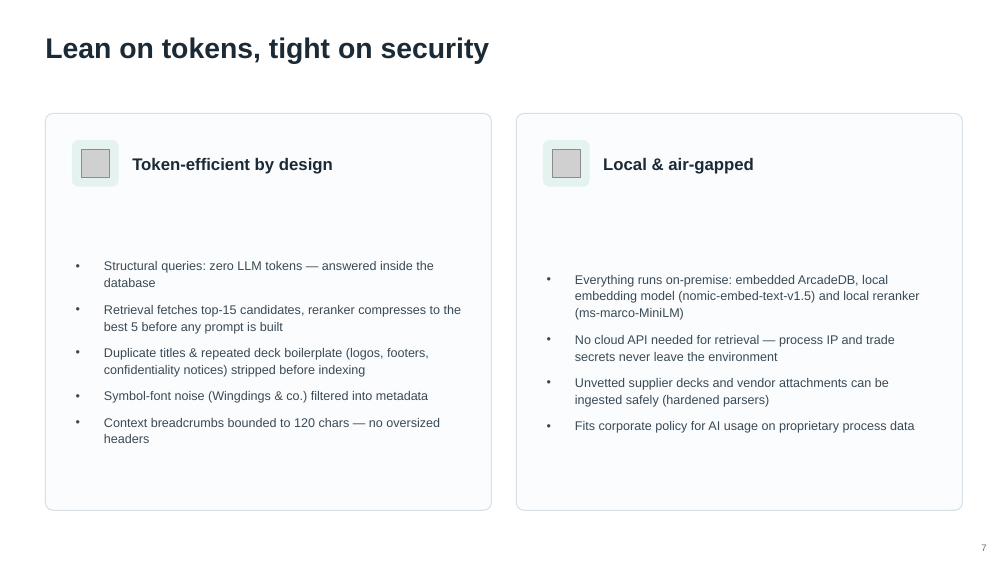
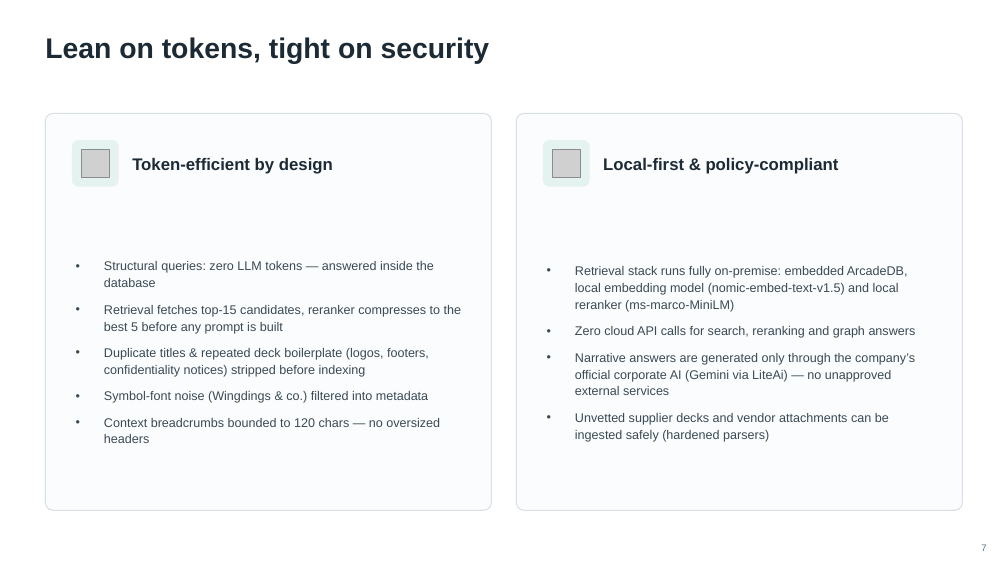
Before and after one commit to Engineer-Aly/msg_queue, a slide deck: slide 7 of Lite-KB_Graph_RAG_Plugin (1).pptx. Drawn at 1008x567 pixels with LibreOffice and Linux fonts; fonts in the diff are those of the drawing; grey boxes stand for pictures. Boxes give left, top, right and bottom in pixels: in the first picture for what was removed or moved away, otherwise in the second. Text is boxed around its words. In the diff, an @@ line names an element or a change of style, - is before the commit and + after.

```diff
--- a/Lite-KB_Graph_RAG_Plugin (1).pptx
+++ b/Lite-KB_Graph_RAG_Plugin (1).pptx
@@ text at [603, 158, 839, 174]: text changed @@
-Local & air-gapped
+Local-first & policy-compliant
@@ text at [575, 266, 916, 395]: text changed @@
-• Everything runs on-premise: embedded ArcadeDB, local embedding model (nomic-embed-text-v1.5) and local reranker (ms-marco-MiniLM)
-• No cloud API needed for retrieval — process IP and trade secrets never leave the environment
+• Retrieval stack runs fully on-premise: embedded ArcadeDB, local embedding model (nomic-embed-text-v1.5) and local reranker (ms-marco-MiniLM)
+• Zero cloud API calls for search, reranking and graph answers
+• Narrative answers are generated only through the company’s official corporate AI (Gemini via LiteAi) — no unapproved external services
@@ text at [575, 421, 914, 433]: paragraph removed @@
-• Fits corporate policy for AI usage on proprietary process data
```
Also in this commit, not shown: 6 other slides changed, 1 slide added.
